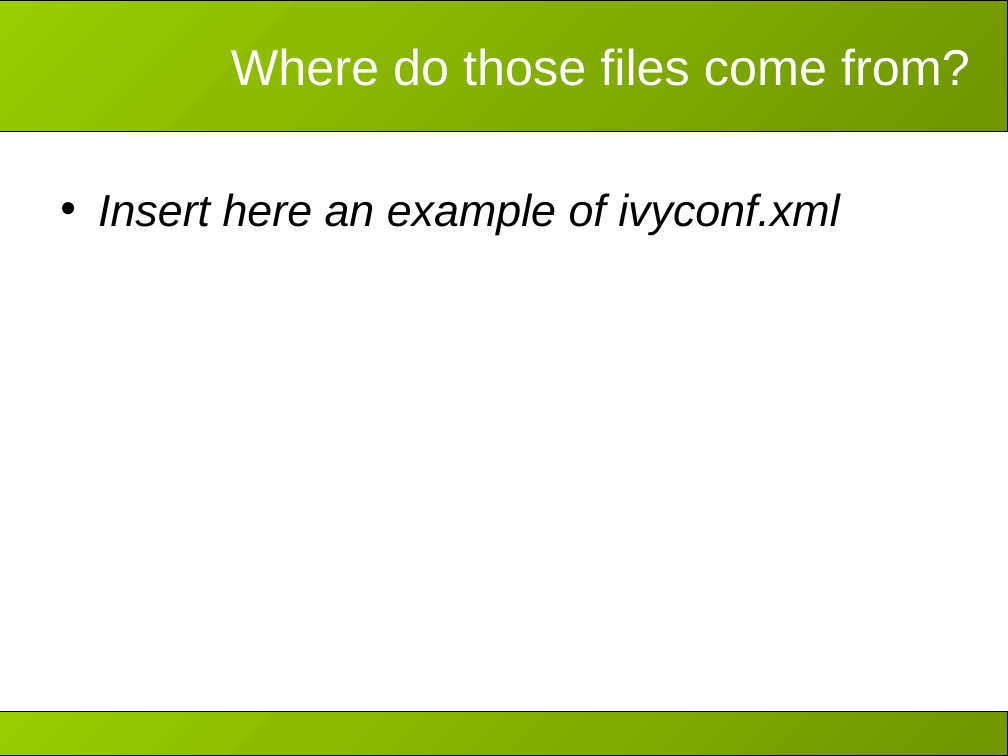
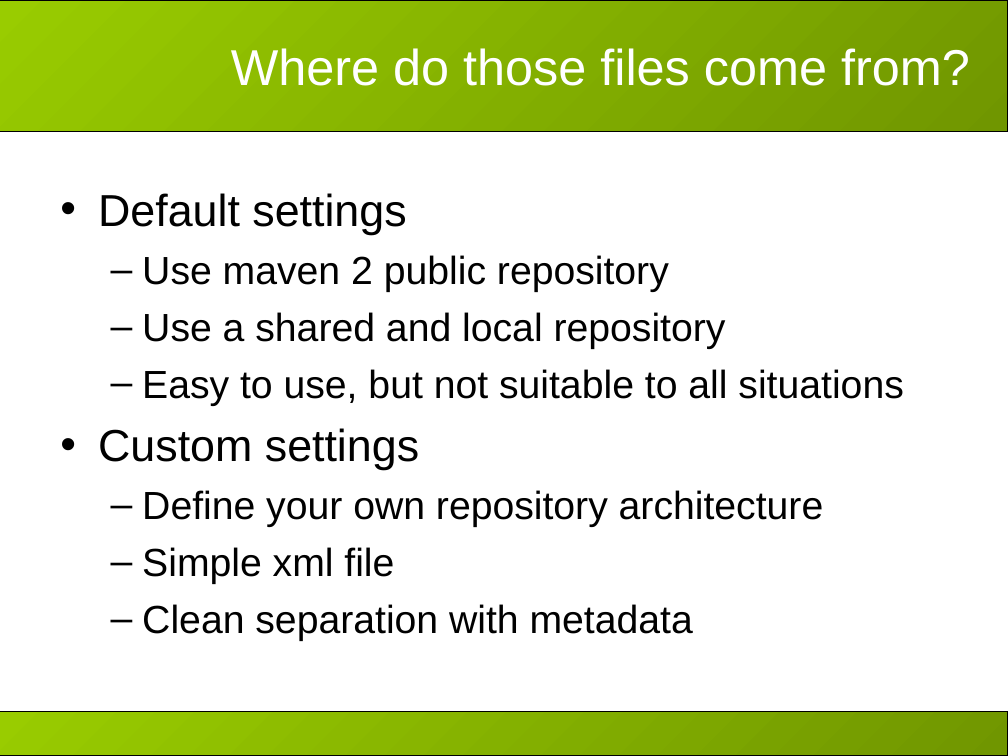
Before and after one commit to apache/ant-ivy, a slide deck: slide 16 of doc/presentations/apache-con-2007/slides.ppt (slide 15 before the commit). Drawn at 1008x756 pixels with LibreOffice and Linux fonts; fonts in the diff are those of the drawing; background and template pictures are left out. Boxes give left, top, right and bottom in pixels: in the first picture for what was removed or moved away, otherwise in the second. Text is boxed around its words. In the diff, an @@ line names an element or a change of style, - is before the commit and + after.

```diff
--- a/doc/presentations/apache-con-2007/slides.ppt
+++ b/doc/presentations/apache-con-2007/slides.ppt
@@ text at box(98, 193, 903, 641): text changed; size 32 to 28 pt; italic off @@
-• Insert here an example of ivyconf.xml
+• Default settings
+  – Use maven 2 public repository
+  – Use a shared and local repository
+  – Easy to use, but not suitable to all situations
+• Custom settings
+  – Define your own repository architecture
+  – Simple xml file
+  – Clean separation with metadata
```
Also in this commit, not shown: 3 other slides changed, 3 slides added, 1 slide removed, 2 other files.
